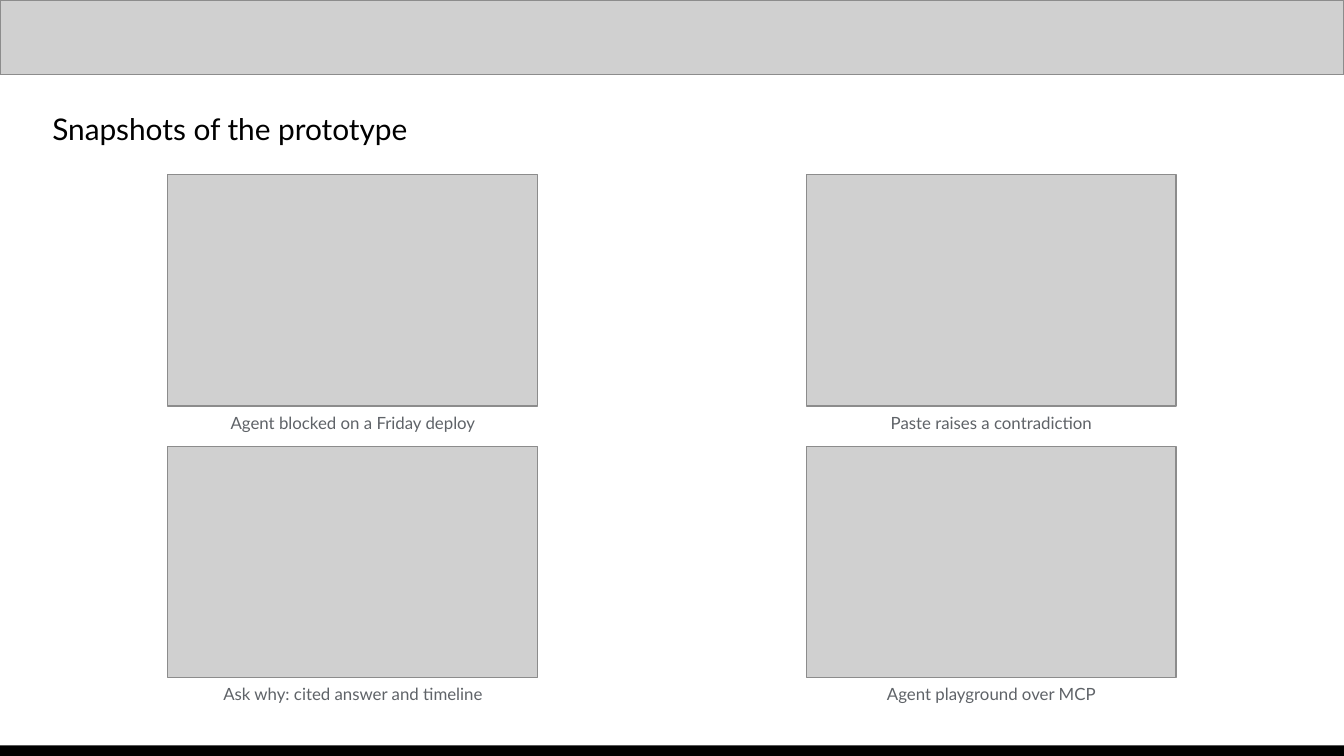
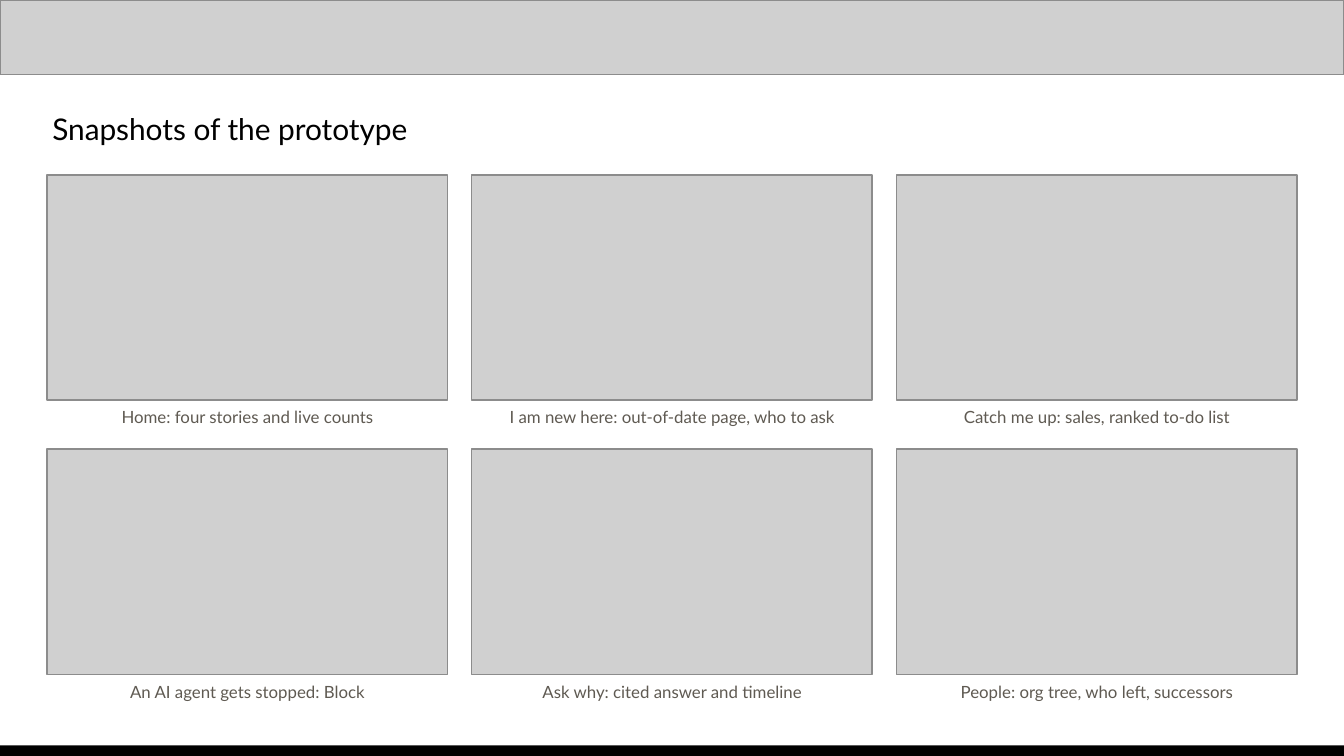
Before and after one commit to tejasnafde/canon, a slide deck: slide 10 of deck/canon-deck.pptx. Drawn at 1344x756 pixels with LibreOffice and Linux fonts; fonts in the diff are those of the drawing; grey boxes stand for pictures. Boxes give left, top, right and bottom in pixels: in the first picture for what was removed or moved away, otherwise in the second. Text is boxed around its words. In the diff, an @@ line names an element or a change of style, - is before the commit and + after.

```diff
--- a/deck/canon-deck.pptx
+++ b/deck/canon-deck.pptx
@@ picture: place and size @@
-picture at bbox=[168, 175, 538, 406]
+picture at bbox=[47, 175, 448, 401]
@@ picture added at bbox=[472, 175, 872, 401] @@
@@ picture: place and size @@
-picture at bbox=[806, 175, 1176, 406]
+picture at bbox=[896, 175, 1297, 401]
@@ text at bbox=[122, 410, 373, 423]: text changed; text colour #5F6368 to #5F5A52 @@
-Agent blocked on a Friday deploy
+Home: four stories and live counts
@@ text added at bbox=[510, 410, 834, 426], 9 pt, text #5F5A52 @@
+I am new here: out-of-date page, who to ask
@@ text removed at bbox=[891, 416, 1092, 429] @@
-Paste raises a contradiction
@@ text added at bbox=[964, 410, 1229, 426], 9 pt, text #5F5A52 @@
+Catch me up: sales, ranked to-do list
@@ picture: place and size @@
-picture at bbox=[168, 446, 538, 677]
+picture at bbox=[47, 449, 448, 675]
@@ picture added at bbox=[472, 449, 872, 675] @@
@@ picture: place and size @@
-picture at bbox=[806, 446, 1176, 677]
+picture at bbox=[896, 449, 1297, 675]
@@ text at bbox=[130, 685, 365, 701]: text changed; text colour #5F6368 to #5F5A52 @@
-Agent playground over MCP
+An AI agent gets stopped: Block
@@ text "Ask why: cited answer and ...": place and size @@
-text "Ask why: cited answer and ..." at bbox=[223, 687, 482, 703]
+text "Ask why: cited answer and ..." at bbox=[542, 685, 801, 701]
@@ text "Ask why: cited answer and ..." at bbox=[542, 685, 801, 701]: text colour #5F6368 to #5F5A52 @@
@@ text added at bbox=[961, 685, 1233, 701], 9 pt, text #5F5A52 @@
+People: org tree, who left, successors
```
Also in this commit, not shown: 12 other slides changed, 2 other files.
